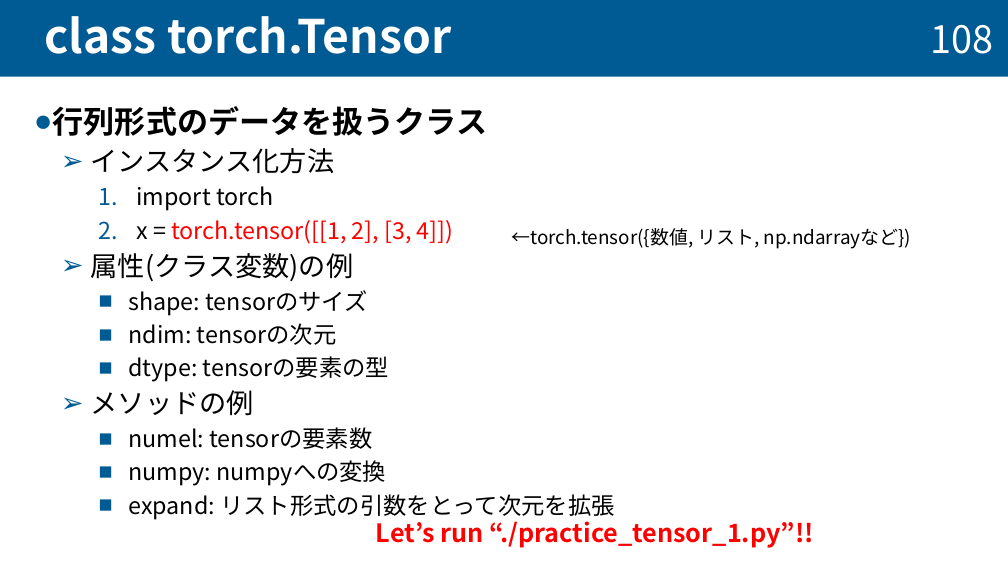
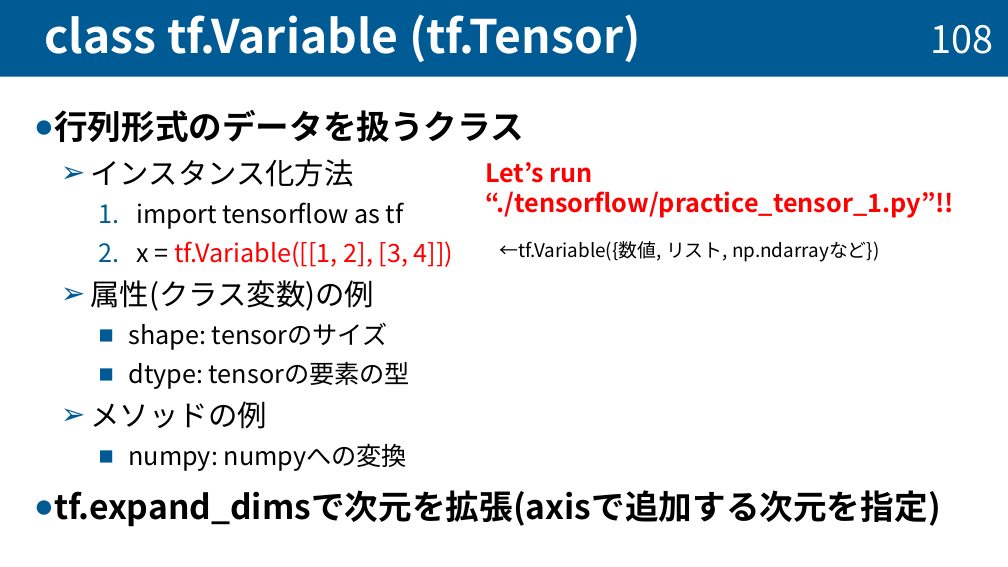
Before and after one commit to taiseifujisawa/cnn_manual_nktlab, a slide deck: slide 109 of cnn_manual.pptx. Drawn at 1008x567 pixels with LibreOffice and Linux fonts; fonts in the diff are those of the drawing. Boxes give left, top, right and bottom in pixels: in the first picture for what was removed or moved away, otherwise in the second. Text is boxed around its words. In the diff, an @@ line names an element or a change of style, - is before the commit and + after.

```diff
--- a/cnn_manual.pptx
+++ b/cnn_manual.pptx
@@ title at (45, 14, 641, 62): text changed @@
-class torch.Tensor
+class tf.Variable (tf.Tensor)
@@ text at (54, 110, 524, 471): size 29.6 to 32 pt in "行列形式のデータを扱うクラス"; size 25.9 to 28 pt in "インスタンス化方法", "属性(クラス変数)の例", "メソッドの例"; size 22.2 to 24 pt in "shape: tensorのサイズ", "dtype: tensorの要素の型", "numpy: numpyへの変換"; line spacing 1 to 1.1 @@
@@ text at (485, 162, 954, 218): text changed @@
-Let’s run “./practice_tensor_1.py”!!
+Let’s run “./tensorflow/practice_tensor_1.py”!!
@@ text at (136, 202, 454, 267): text changed; size 22.2 to 24 pt @@
-    1. import torch
-    2. x = torch.tensor([[1, 2], [3, 4]])
+    1. import tensorflow as tf
+    2. x = tf.Variable([[1, 2], [3, 4]])
@@ text at (499, 241, 879, 262): text changed @@
-←torch.tensor({数値, リスト, np.ndarrayなど})
+←tf.Variable({数値, リスト, np.ndarrayなど})
@@ text at (128, 323, 337, 345): paragraph removed @@
-    ■ ndim: tensorの次元
@@ text at (128, 427, 372, 449): paragraph removed @@
-    ■ numel: tensorの要素数
@@ text at (54, 490, 941, 527): text changed; size 22.2 to 32 pt; bold on @@
-    ■ expand: リスト形式の引数をとって次元を拡張
+● tf.expand_dimsで次元を拡張(axisで追加する次元を指定)
```
Also in this commit, not shown: 6 other slides changed, 15 slides added, 29 slides removed.
